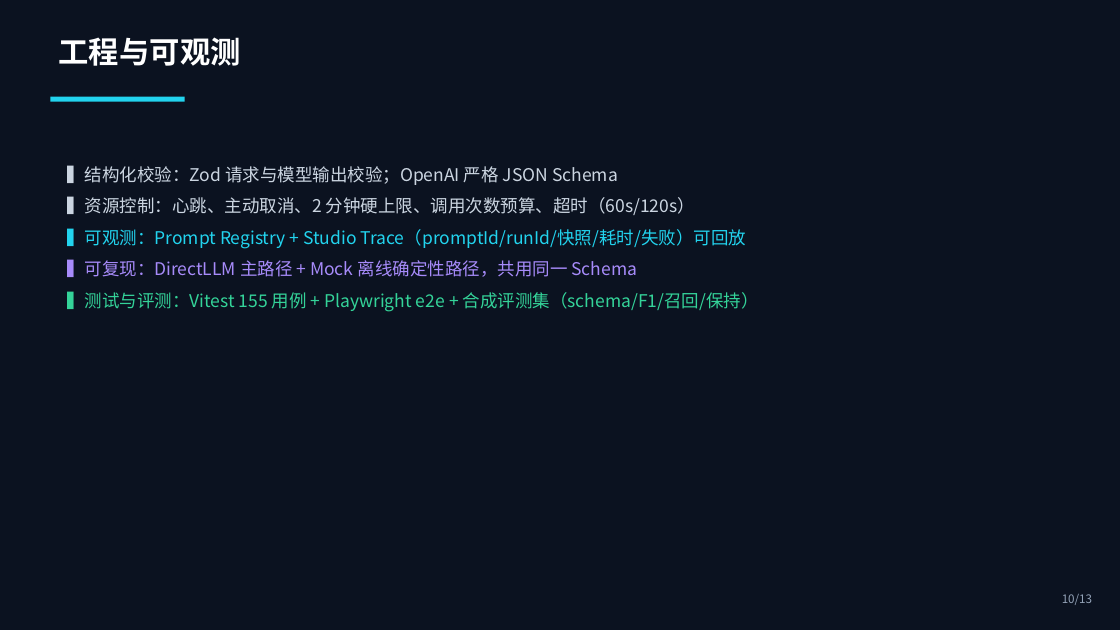
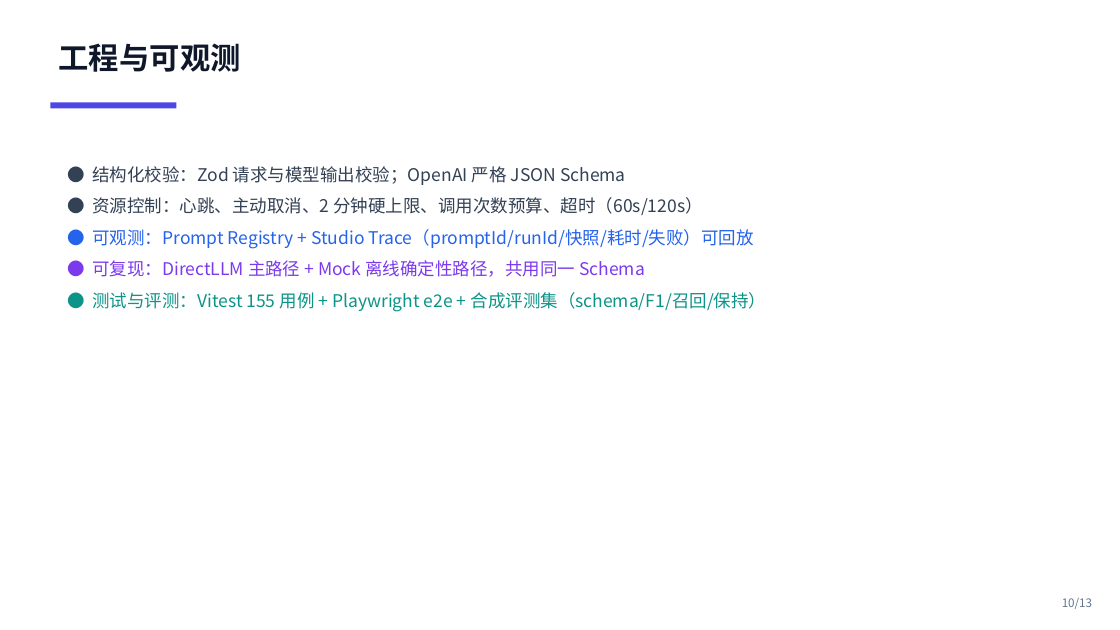
Before and after one commit to yingchao4399/resume-expert, a slide deck: slide 10 of competition/initial/01-solution-deck.pptx. Drawn at 1120x630 pixels with LibreOffice and Linux fonts; fonts in the diff are those of the drawing. Boxes give left, top, right and bottom in pixels: in the first picture for what was removed or moved away, otherwise in the second. Text is boxed around its words. In the diff, an @@ line names an element or a change of style, - is before the commit and + after.

```diff
--- a/competition/initial/01-solution-deck.pptx
+++ b/competition/initial/01-solution-deck.pptx
@@ rectangle removed at bbox=[0, 0, 1120, 630] @@
@@ text "工程与可观测" at bbox=[59, 43, 241, 72]: text colour #FFFFFF to #0F172A @@
@@ rectangle: place and size @@
-rectangle at bbox=[50, 97, 185, 102]
+rectangle at bbox=[50, 103, 176, 108]
@@ rectangle at bbox=[50, 103, 176, 108]: fill #22D3EE to #4F46E5 @@
@@ text at bbox=[92, 166, 767, 312]: text changed; text colour #CBD5E1 to #334155 @@
-▍结构化校验：Zod 请求与模型输出校验；OpenAI 严格 JSON Schema
-▍资源控制：心跳、主动取消、2 分钟硬上限、调用次数预算、超时（60s/120s）
-▍可观测：Prompt Registry + Studio Trace（promptId/runId/快照/耗时/失败）可回放
-▍可复现：DirectLLM 主路径 + Mock 离线确定性路径，共用同一 Schema
-▍测试与评测：Vitest 155 用例 + Playwright e2e + 合成评测集（schema/F1/召回/保持）
+● 结构化校验：Zod 请求与模型输出校验；OpenAI 严格 JSON Schema
+● 资源控制：心跳、主动取消、2 分钟硬上限、调用次数预算、超时（60s/120s）
+● 可观测：Prompt Registry + Studio Trace（promptId/runId/快照/耗时/失败）可回放
+● 可复现：DirectLLM 主路径 + Mock 离线确定性路径，共用同一 Schema
+● 测试与评测：Vitest 155 用例 + Playwright e2e + 合成评测集（schema/F1/召回/保持）
@@ text "10/13" at bbox=[1062, 598, 1092, 609]: text colour #94A3B8 to #64748B @@
```
Also in this commit, not shown: 12 other slides changed, 9 other files.
